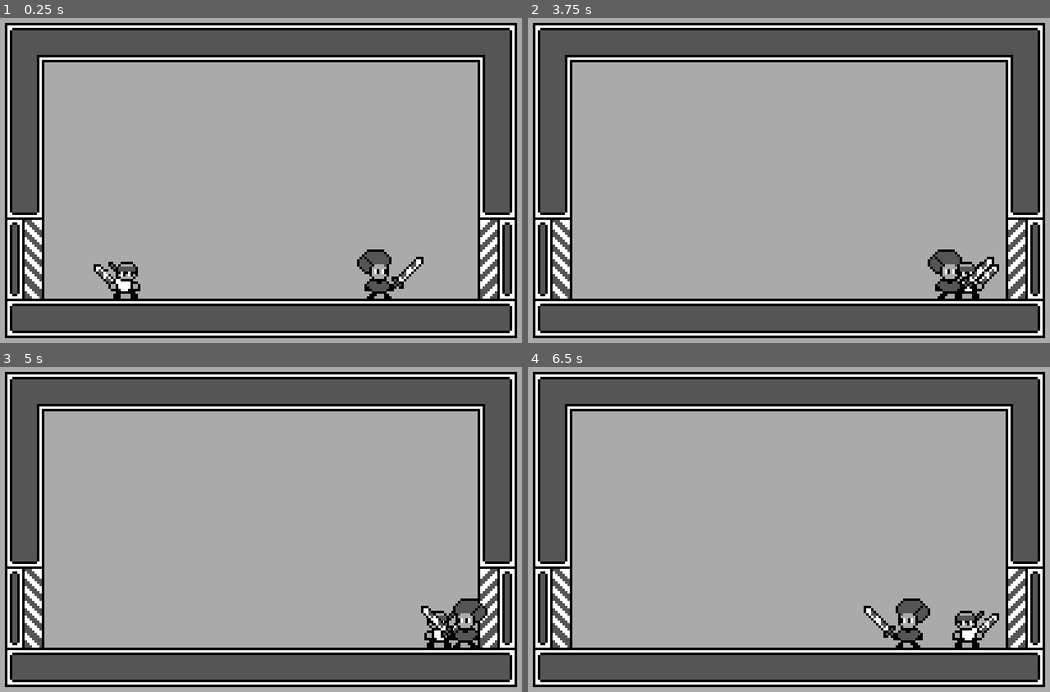
Above: before the commit, frames 1-4 (two rows, left to right).
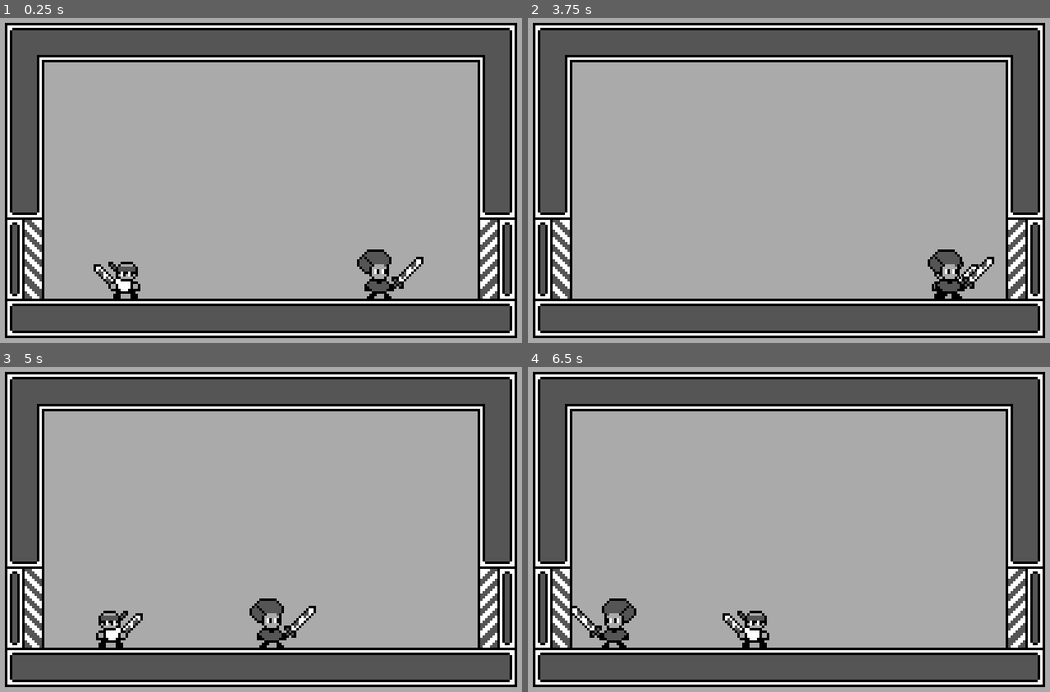
Above: after the commit, the same moments.

Repository: CaresleGames/OneHit
Game: Godot game, scene res://src/Levels/Level1.tscn
Two runs of this game, one before a commit and one after it. Both use one fixed random seed, a clock stepped at 60 frames per second and the inputs below. The project has no main scene, so this scene is started directly.
Inputs:
- Up to frame 1 (0.25 s): no input
- Up to frame 2 (3.75 s): tap Enter (ui_accept) at 0.5, 0.6, 0.77, 1.07, 1.35, 1.52, 1.82, 2.1, 2.85, 3.02, 3.32, 3.6 s; hold Right (ui_right) 0.53-1.28 s; hold Left (ui_left) 1.28-2.03 s; hold Right (ui_right) 2.03-3.53 s; hold Left (ui_left) from 3.53 s (still down)
- Up to frame 3 (5 s): keep holding Left (ui_left); tap Enter (ui_accept) at 3.77, 4.07, 4.35, 4.52, 4.82 s
- Up to frame 4 (6.5 s): tap Enter (ui_accept) at 5.1, 5.85, 6.02, 6.32 s; release Left (ui_left) at 5.78 s; hold Right (ui_right) from 5.78 s (still down)

The runs differ from the first frame. In frame 1, less than 0.1% of the frame differs, in the area x 20-21%, y 77-79%; in frame 2, 0.4%; in frame 3, 2.5%; in frame 4, 2.8%, in the area x 8-91%, y 71-87%.

Commit message:
Add title screen

Diff:
--- /dev/null
+++ b/assets/Theme/theme_default.tres
@@ -0,0 +1,9 @@
+[gd_resource type="Theme" load_steps=3 format=2]
+
+[ext_resource path="res://assets/Kenney Future Narrow.ttf" type="DynamicFontData" id=1]
+
+[sub_resource type="DynamicFont" id=1]
+font_data = ExtResource( 1 )
+
+[resource]
+default_font = SubResource( 1 )
--- /dev/null
+++ b/default_bus_layout.tres
@@ -0,0 +1,9 @@
+[gd_resource type="AudioBusLayout" format=2]
+
+[resource]
+bus/1/name = "Sfx"
+bus/1/solo = false
+bus/1/mute = false
+bus/1/bypass_fx = false
+bus/1/volume_db = -2.91905
+bus/1/send = "Master"
--- a/project.godot
+++ b/project.godot
@@ -53,6 +53,11 @@
 "class": "StateMachine",
 "language": "GDScript",
 "path": "res://src/StateMachine/StateMachine.gd"
+}, {
+"base": "Control",
+"class": "TitleScreen",
+"language": "GDScript",
+"path": "res://src/UI/TitleScreen/TitleScreen.gd"
 } ]
 _global_script_class_icons={
 "Attack": "",
@@ -63,7 +68,8 @@
 "PlayerState": "",
 "Run": "",
 "State": "",
-"StateMachine": ""
+"StateMachine": "",
+"TitleScreen": ""
 }
 
 [application]
--- a/src/Enemy/Enemy.gd
+++ b/src/Enemy/Enemy.gd
@@ -12,31 +12,32 @@
 
 var direction := -1
 var velocity = Vector2.ZERO
+var is_alive := true
 
 onready var attack_area : Area2D = $AttackArea
 onready var attack_collision : CollisionShape2D = $AttackArea/CollisionShape2D
-onready var attack_duration : Timer = $Timer
+onready var attack_duration : Timer = $AttackDuration
 
 onready var check_player : Timer = $CheckPlayer
 
 func _ready() -> void:
 	add_to_group(Groups.enemy)
 	connect("death", self, "_on_enemy_death")
+
 	attack_duration.wait_time = attack_time
 	check_player.wait_time = check_player_time
+
 	attack_collision.set_deferred("disabled", true)
 
 
 func _physics_process(_delta: float) -> void:
-	if Input.is_action_just_pressed("ui_accept"):
-		attack_collision.set_deferred("disabled", false)
-		attack_duration.start()
-	print(direction)
-	velocity = move_and_slide(velocity, Vector2.UP)
+	if is_alive:
+		velocity = move_and_slide(velocity, Vector2.UP)
 
 
 func _on_enemy_death() -> void:
-	print('ENEMY DEATHHH')
+	is_alive = false
+	modulate = Color(125, 255, 255)
 
 
 func _on_Timer_timeout() -> void:
@@ -45,17 +46,17 @@
 
 
 func _on_AttackArea_area_entered(area: Area2D) -> void:
-	print('PLAYER HITTTT')
 	var parent = area.get_parent()
 	parent.emit_signal("death")
 
 
 func _on_Movement_body_entered(body: KinematicBody2D) -> void:
-	print(body.global_position.x - global_position.x)
 	check_player.start()
 
 
 func _on_CheckPlayer_timeout() -> void:
+	if not is_alive:
+		return
 	var players = get_tree().get_nodes_in_group(Groups.player)
 	if players.size() > 0:
 		var player : KinematicBody2D = players[0]
--- a/src/Enemy/Enemy.tscn
+++ b/src/Enemy/Enemy.tscn
@@ -49,7 +49,7 @@
 position = Vector2( 10.25, 0 )
 shape = SubResource( 3 )
 
-[node name="Timer" type="Timer" parent="."]
+[node name="AttackDuration" type="Timer" parent="."]
 
 [node name="Movement" type="Area2D" parent="."]
 modulate = Color( 0.909804, 0.439216, 0.592157, 1 )
@@ -61,7 +61,7 @@
 [node name="CheckPlayer" type="Timer" parent="."]
 
 [connection signal="area_entered" from="AttackArea" to="." method="_on_AttackArea_area_entered"]
-[connection signal="timeout" from="Timer" to="." method="_on_Timer_timeout"]
+[connection signal="timeout" from="AttackDuration" to="." method="_on_Timer_timeout"]
 [connection signal="body_entered" from="Movement" to="." method="_on_Movement_body_entered"]
 [connection signal="body_exited" from="Movement" to="." method="_on_Movement_body_exited"]
 [connection signal="timeout" from="CheckPlayer" to="." method="_on_CheckPlayer_timeout"]
--- /dev/null
+++ b/src/UI/TitleScreen/TitleScreen.gd
@@ -0,0 +1,18 @@
+class_name TitleScreen
+extends Control
+
+export var new_game : PackedScene
+
+onready var anim : AnimationPlayer = $AnimationPlayer
+onready var sound : AudioStreamPlayer = $SelectSound
+
+
+func _on_NewGame_pressed() -> void:
+	sound.play()
+	anim.play("FadeIn")
+	yield(anim, "animation_finished")
+	get_tree().change_scene_to(new_game)
+
+
+func _on_Exit_pressed() -> void:
+	get_tree().exit()
--- /dev/null
+++ b/src/UI/TitleScreen/TitleScreen.tscn
@@ -0,0 +1,131 @@
+[gd_scene load_steps=8 format=2]
+
+[ext_resource path="res://assets/Theme/theme_default.tres" type="Theme" id=1]
+[ext_resource path="res://src/UI/TitleScreen/TitleScreen.gd" type="Script" id=2]
+[ext_resource path="res://assets/background.png" type="Texture" id=3]
+[ext_resource path="res://src/Levels/Level1.tscn" type="PackedScene" id=4]
+[ext_resource path="res://assets/sfx/DM-CGS-41.wav" type="AudioStream" id=5]
+
+[sub_resource type="Animation" id=1]
+resource_name = "FadeIn"
+length = 0.3
+tracks/0/type = "value"
+tracks/0/path = NodePath("ColorRect:rect_position")
+tracks/0/interp = 1
+tracks/0/loop_wrap = true
+tracks/0/imported = false
+tracks/0/enabled = true
+tracks/0/keys = {
+"times": PoolRealArray( 0, 0.1 ),
+"transitions": PoolRealArray( 1, 1 ),
+"update": 0,
+"values": [ Vector2( -241, 0 ), Vector2( 0, 0 ) ]
+}
+
+[sub_resource type="Animation" id=2]
+length = 0.001
+tracks/0/type = "value"
+tracks/0/path = NodePath("ColorRect:rect_position")
+tracks/0/interp = 1
+tracks/0/loop_wrap = true
+tracks/0/imported = false
+tracks/0/enabled = true
+tracks/0/keys = {
+"times": PoolRealArray( 0 ),
+"transitions": PoolRealArray( 1 ),
+"update": 0,
+"values": [ Vector2( -241, 0 ) ]
+}
+tracks/1/type = "value"
+tracks/1/path = NodePath("SelectSound:playing")
+tracks/1/interp = 1
+tracks/1/loop_wrap = true
+tracks/1/imported = false
+tracks/1/enabled = true
+tracks/1/keys = {
+"times": PoolRealArray( 0 ),
+"transitions": PoolRealArray( 1 ),
+"update": 0,
+"values": [ false ]
+}
+tracks/2/type = "value"
+tracks/2/path = NodePath("SelectSound:stream:loop_mode")
+tracks/2/interp = 1
+tracks/2/loop_wrap = true
+tracks/2/imported = false
+tracks/2/enabled = true
+tracks/2/keys = {
+"times": PoolRealArray( 0 ),
+"transitions": PoolRealArray( 1 ),
+"update": 0,
+"values": [ 0 ]
+}
+tracks/3/type = "value"
+tracks/3/path = NodePath("SelectSound:stream")
+tracks/3/interp = 1
+tracks/3/loop_wrap = true
+tracks/3/imported = false
+tracks/3/enabled = true
+tracks/3/keys = {
+"times": PoolRealArray( 0 ),
+"transitions": PoolRealArray( 1 ),
+"update": 0,
+"values": [ ExtResource( 5 ) ]
+}
+
+[node name="TitleScreen" type="Control"]
+anchor_right = 1.0
+anchor_bottom = 1.0
+theme = ExtResource( 1 )
+script = ExtResource( 2 )
+new_game = ExtResource( 4 )
+
+[node name="Sprite" type="Sprite" parent="."]
+texture = ExtResource( 3 )
+centered = false
+
+[node name="CenterContainer" type="CenterContainer" parent="."]
+anchor_right = 1.0
+anchor_bottom = 1.0
+
+[node name="VBoxContainer" type="VBoxContainer" parent="CenterContainer"]
+margin_left = 71.0
+margin_top = 43.0
+margin_right = 168.0
+margin_bottom = 117.0
+
+[node name="Title" type="Label" parent="CenterContainer/VBoxContainer"]
+margin_right = 97.0
+margin_bottom = 18.0
+custom_colors/font_color = Color( 0, 0, 0, 1 )
+text = "one-hit"
+align = 1
+
+[node name="NewGame" type="Button" parent="CenterContainer/VBoxContainer"]
+margin_top = 22.0
+margin_right = 97.0
+margin_bottom = 46.0
+text = "New game"
+
+[node name="Exit" type="Button" parent="CenterContainer/VBoxContainer"]
+margin_top = 50.0
+margin_right = 97.0
+margin_bottom = 74.0
+text = "Exit"
+
+[node name="AnimationPlayer" type="AnimationPlayer" parent="."]
+anims/FadeIn = SubResource( 1 )
+anims/RESET = SubResource( 2 )
+
+[node name="ColorRect" type="ColorRect" parent="."]
+margin_left = -241.0
+margin_right = -1.0
+margin_bottom = 160.0
+color = Color( 0, 0, 0, 1 )
+
+[node name="SelectSound" type="AudioStreamPlayer" parent="."]
+stream = ExtResource( 5 )
+bus = "Sfx"
+
+[connection signal="pressed" from="CenterContainer/VBoxContainer/NewGame" to="." method="_on_NewGame_pressed"]
+[connection signal="pressed" from="CenterContainer/VBoxContainer/Exit" to="." method="_on_Exit_pressed"]
Binary file added: assets/Kenney Future Narrow.ttf
Binary file changed: assets/player1.png
Not shown, changed: assets/sfx/DM-CGS-41.wav.import
